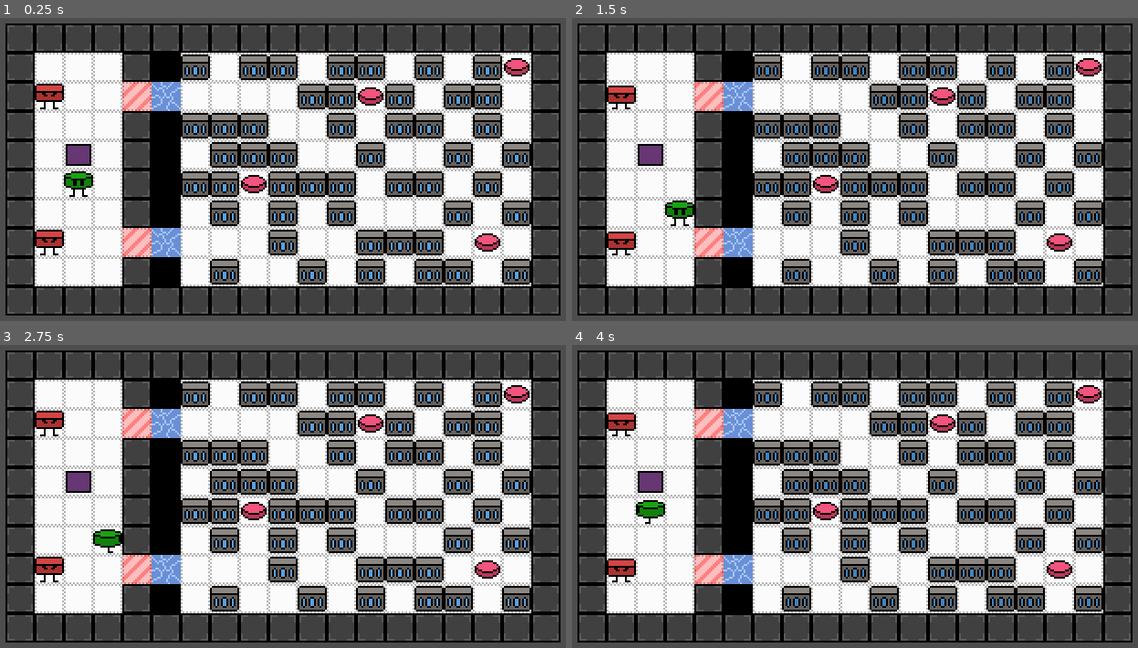
Above: before the commit, frames 1-4 (two rows, left to right).
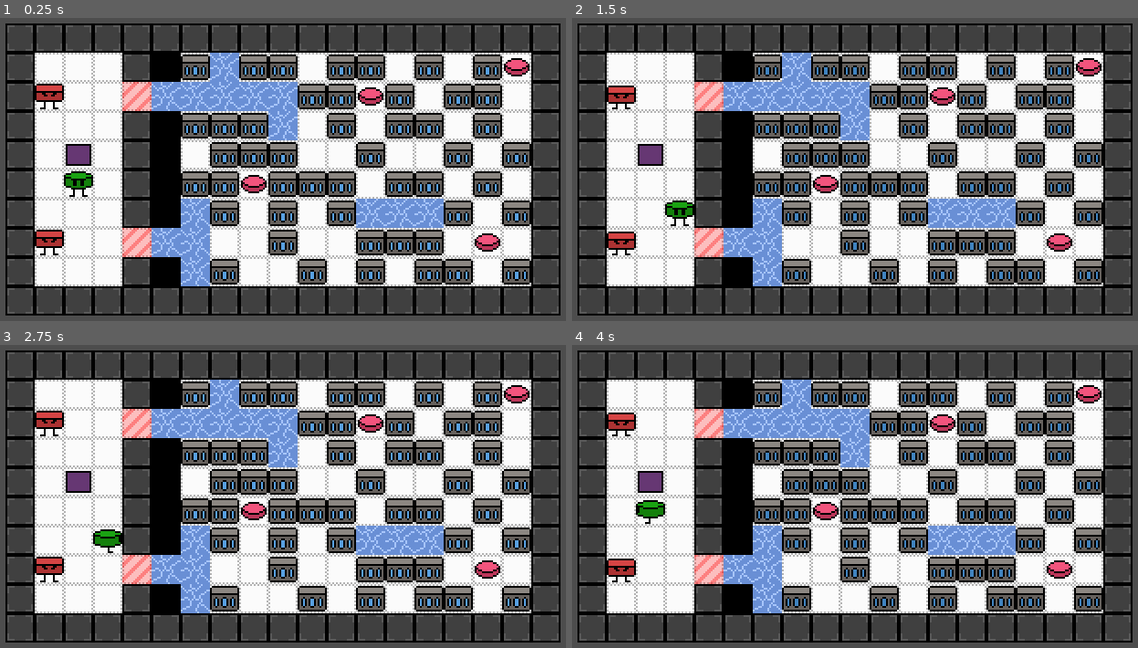
Above: after the commit, the same moments.

Repository: daredakke/maze-vault
Game: Godot game, scene res://scenes/levels/level_14.tscn
Two runs of this game, one before a commit and one after it. Both use one fixed random seed, a clock stepped at 60 frames per second and the inputs below. This scene is started directly instead of the project's main scene.
Inputs (mouse positions are in pixels of both pictures, inside the frame that each line leads up to):
- Up to frame 1 (0.25 s): no input
- Up to frame 2 (1.5 s): tap Enter (ui_accept) at 0.5, 0.77 s; move the mouse to (985, 154) at 0.52 s; hold Right (right) 0.53-1.28 s; tap Z (action) at 0.6, 1.35 s; move the mouse to (736, 184) at 1.27 s; hold Down (down) from 1.28 s (still down)
- Up to frame 3 (2.75 s): tap Enter (ui_accept) at 1.52, 2 s; move the mouse to (339, 426) at 2.02 s; release Down (down) at 2.03 s; hold Right (right) from 2.03 s (still down); tap Z (action) at 2.1 s
- Up to frame 4 (4 s): tap R (reset) at 2.75 s; move the mouse to (826, 560) at 2.77 s; release Right (right) at 2.78 s; hold Up (up) 2.78-3.53 s; tap Z (action) at 2.85, 3.6 s; tap Enter (ui_accept) at 3.02, 3.5, 3.77 s; move the mouse to (1030, 544) at 3.52 s; hold Left (left) from 3.53 s (still down)

The runs differ from the first frame. In frame 1, 6.0% of the frame differs, in the area x 31-79%, y 11-89%; in frame 2, 6.0%; in frame 3, 6.0%; in frame 4, 6.0%.

Commit message:
Update level_14.tscn

Diff:
--- a/scenes/levels/level_14.tscn
+++ b/scenes/levels/level_14.tscn
@@ -429,6 +429,54 @@
 position = Vector2(96, 128)
 is_one_step_tile = true
 
+[node name="Void10" parent="Floor" instance=ExtResource("8_y3n3e")]
+position = Vector2(112, 128)
+is_one_step_tile = true
+
+[node name="Void11" parent="Floor" instance=ExtResource("8_y3n3e")]
+position = Vector2(112, 112)
+is_one_step_tile = true
+
+[node name="Void12" parent="Floor" instance=ExtResource("8_y3n3e")]
+position = Vector2(112, 144)
+is_one_step_tile = true
+
+[node name="Void13" parent="Floor" instance=ExtResource("8_y3n3e")]
+position = Vector2(112, 48)
+is_one_step_tile = true
+
+[node name="Void14" parent="Floor" instance=ExtResource("8_y3n3e")]
+position = Vector2(128, 48)
+is_one_step_tile = true
+
+[node name="Void15" parent="Floor" instance=ExtResource("8_y3n3e")]
+position = Vector2(128, 32)
+is_one_step_tile = true
+
+[node name="Void16" parent="Floor" instance=ExtResource("8_y3n3e")]
+position = Vector2(144, 48)
+is_one_step_tile = true
+
+[node name="Void17" parent="Floor" instance=ExtResource("8_y3n3e")]
+position = Vector2(160, 48)
+is_one_step_tile = true
+
+[node name="Void18" parent="Floor" instance=ExtResource("8_y3n3e")]
+position = Vector2(160, 64)
+is_one_step_tile = true
+
+[node name="Void19" parent="Floor" instance=ExtResource("8_y3n3e")]
+position = Vector2(208, 112)
+is_one_step_tile = true
+
+[node name="Void20" parent="Floor" instance=ExtResource("8_y3n3e")]
+position = Vector2(224, 112)
+is_one_step_tile = true
+
+[node name="Void21" parent="Floor" instance=ExtResource("8_y3n3e")]
+position = Vector2(240, 112)
+is_one_step_tile = true
+
 [node name="Void8" parent="Floor" instance=ExtResource("8_y3n3e")]
 position = Vector2(96, 144)
 
